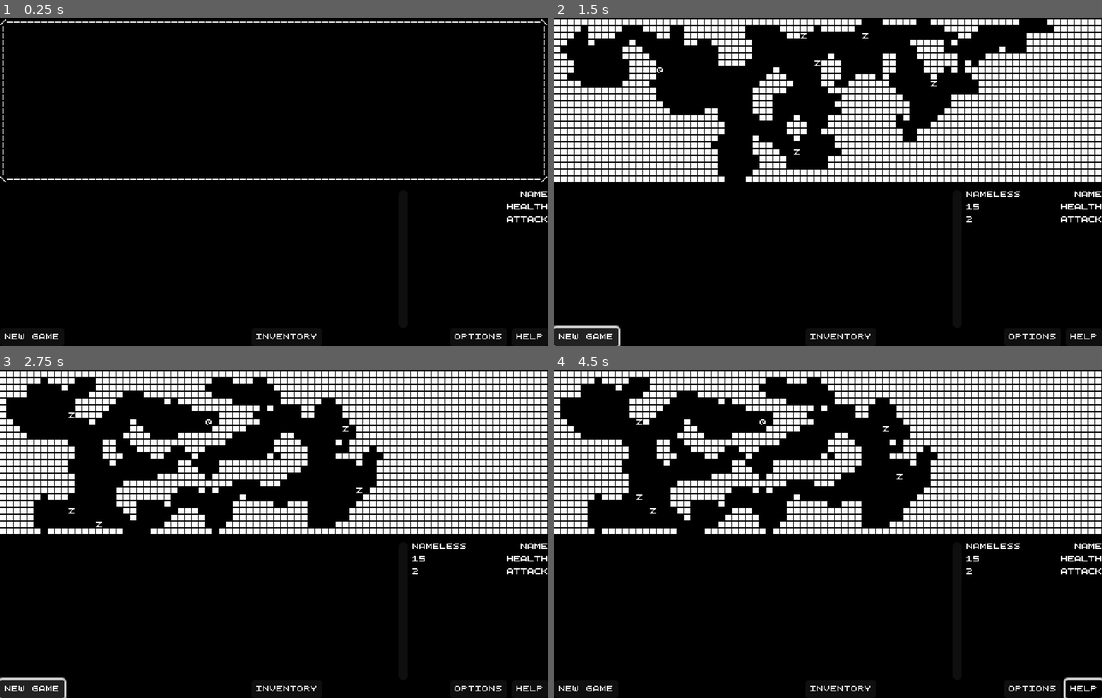
Above: before the commit, frames 1-4 (two rows, left to right).
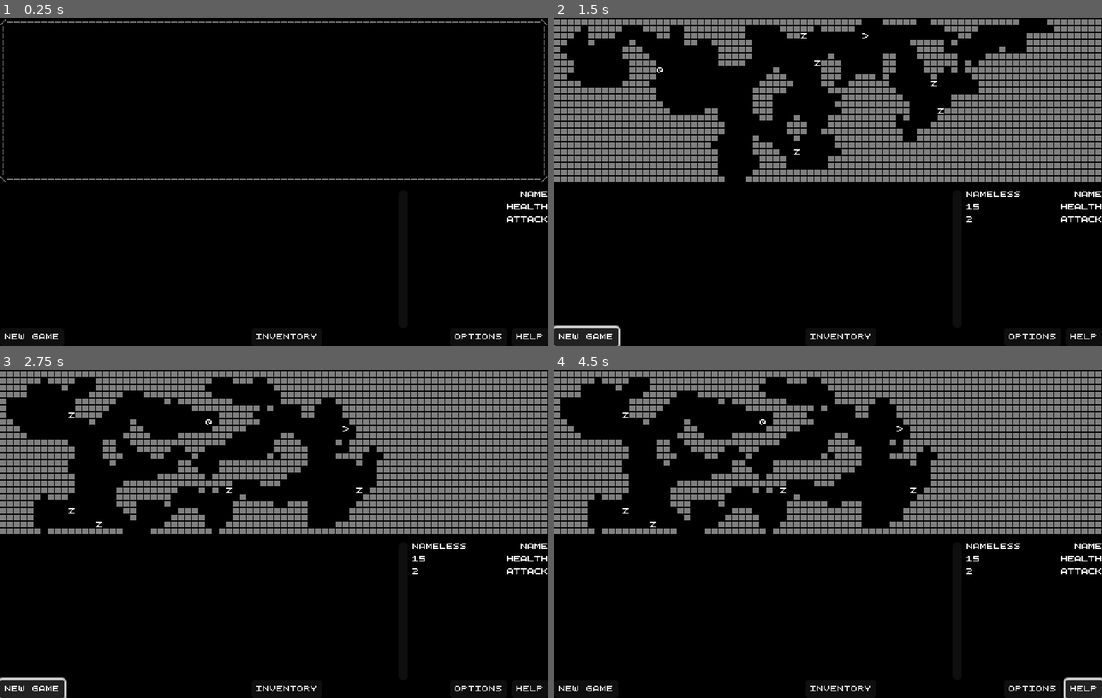
Above: after the commit, the same moments.

Repository: k4gi/7drl2023
Game: Godot game, scene res://Game.tscn
Same seed, same stepped clock (60 frames per second), same inputs: the game is played once before the commit and once after it.
Inputs:
- Up to frame 1 (0.25 s): no input
- Up to frame 2 (1.5 s): click "OPtions" at 0.5 s; click "New Game" at 1.25 s
- Up to frame 3 (2.75 s): click "New Game" at 2 s
- Up to frame 4 (4.5 s): click "Inventory" at 2.75 s; click "Help" at 3.5 s; hold Keypad 3 (move_down_right) from 4.28 s (still down); hold Keypad Enter (move_action) from 4.28 s (still down)

The runs differ from the first frame. In frame 1, 0.8% of the frame differs, in the area x 0-100%, y 0-50%; in frame 2, 24%; in frame 3, 24%; in frame 4, 24%, in the area x 0-100%, y 0-100%.

Commit message:
zambles are slow now :) and probably other stuff

Diff:
--- a/Data.gd
+++ b/Data.gd
@@ -2,12 +2,14 @@
 
 
 const ITEM_LIST = {
-	"money": { "name": "money", "char": "$", "value": 1 }
+	"money": { "name": "money", "char": "$", "value": 1, "equip": false, "interact": false },
+	"stair": { "name": "staircase", "char": ">", "interact": true },
+	"sword": { "name": "sword", "char": "T", "value": 2, "equip": true, "interact": false }
 }
 
 
 const ENEMY_LIST = {
-	"zombie": { "name": "zamble", "char": "Z", "hp": 3, "attack": 1}
+	"zombie": { "name": "zamble", "char": "Z", "hp": 3, "attack": 1, "move_delay": 1, "notice_range": 8}
 }
 
 
--- a/Enemy.gd
+++ b/Enemy.gd
@@ -5,8 +5,11 @@
 const BACKGROUND_COLOUR = Color.BLACK
 
 
-var is_active = true
+var is_active = false
+
 var enemy_id = "zombie"
+
+var current_move_delay = 0
 
 var enemy_stats = {}
 
--- a/Game.gd
+++ b/Game.gd
@@ -12,6 +12,8 @@
 
 var random = RandomNumberGenerator.new()
 
+var current_level = 1
+
 
 func _ready():
 	pass
@@ -31,6 +33,16 @@
 
 	#finalize world with numbers
 	setup_stats()
+
+
+func start_new_level():
+	reset_entities()
+
+	$Map.cellular_automata_generation()
+
+	setup_pathfinding()
+
+	setup_entities()
 
 
 func setup_pathfinding():
@@ -52,6 +64,13 @@
 
 	#enemies should be at least . . . TEN squares away from the Character
 	remove_squares_close_to(empty_map_squares, character_position)
+
+	#one staircase
+	#hmm. how to represent a staircase.
+	#like an item i suppose.
+	random_square = random.randi() % empty_map_squares.size()
+	spawn_item(empty_map_squares[random_square], "stair")
+	empty_map_squares.remove_at(random_square)
 
 	#to start with we will spawn . . . FIVE enemies
 	for five_times in range(0,5):
@@ -87,12 +106,27 @@
 	%Enemies.add_child(new_enemy)
 
 
+func spawn_item(grid_pos, id):
+	var new_item = ITEM.instantiate()
+	new_item.set_position( $Map.map_to_local( grid_pos ) )
+	new_item.set_item_id(id)
+
+	%Items.add_child(new_item)
+
+
 func setup_stats():
 	State.character_stats = Data.CHARACTER_LIST["default"].duplicate()
 	refresh_state()
 
 
 func reset_game():
+	reset_entities()
+
+	State.character_stats = {}
+	State.character_inventory = {}
+
+
+func reset_entities():
 	for each_item in %Items.get_children():
 		%Items.remove_child(each_item)
 		each_item.queue_free()
@@ -103,9 +137,6 @@
 		%Entities.remove_child(Character)
 		Character.queue_free()
 		Character = null
-
-	State.character_stats = {}
-	State.character_inventory = {}
 
 
 func spawn_enemy_during_game():
@@ -163,25 +194,34 @@
 func enemy_movement():
 	#if i want enemies to move in more than one way i should give each of them their own movement function
 	for each_enemy in %Enemies.get_children():
+		var path_to_character = pathfinding.get_id_path( $Map.local_to_map( each_enemy.get_position() ), $Map.local_to_map( Character.get_position() ) )
+		if not each_enemy.get("is_active"):
+			#uhh how far away should they be to see you... TEN
+			if path_to_character.size() < each_enemy.enemy_stats["notice_range"]:
+				each_enemy.set("is_active", true)
 		if each_enemy.get("is_active"):
-			var path_to_character = pathfinding.get_id_path( $Map.local_to_map( each_enemy.get_position() ), $Map.local_to_map( Character.get_position() ) )
-			if path_to_character.size() > 2: #far enough away to move toward character
-				each_enemy.set_position( $Map.map_to_local( path_to_character[1] ) )
-				#moving is happening, so we can see if we need to change colour
-				each_enemy.set_colour_normal()
-				for each_item in %Items.get_children():
-					if each_item.get_position() == each_enemy.get_position():
-						each_enemy.set_colour_invert()
-						break
-			elif path_to_character.size() == 2: #adjacent to character, attacking time
+			if path_to_character.size() == 2: #adjacent to character, attacking time
 				add_message("%s strikes you for %d damage!" % [each_enemy.enemy_stats["name"], each_enemy.enemy_stats["attack"]])
 				State.character_stats["hp"] -= Data.ENEMY_LIST[each_enemy.enemy_id]["attack"]
 				if State.character_stats["hp"] <= 0:
 					add_message("You have been killed by %s :(" % each_enemy.enemy_stats["name"])
+					add_message("You made it to Level %d" % current_level)
 					%Entities.remove_child(Character)
 					Character.queue_free()
 					Character = null
 					return
+			else: #far enough away to move toward character
+				if each_enemy.current_move_delay > 0:
+					each_enemy.current_move_delay -= 1
+				else: #it's time to move
+					each_enemy.current_move_delay = each_enemy.enemy_stats["move_delay"]
+					each_enemy.set_position( $Map.map_to_local( path_to_character[1] ) )
+					#moving is happening, so we can see if we need to change colour
+					each_enemy.set_colour_normal()
+					for each_item in %Items.get_children():
+						if each_item.get_position() == each_enemy.get_position():
+							each_enemy.set_colour_invert()
+							break
 
 
 func add_message(message: String):
@@ -205,13 +245,11 @@
 	for each_item in %Items.get_children():
 		if each_item.get_position() == pos:
 			#how to deal with more than one item?
-			add_message("You pick up the %s" % Data.ITEM_LIST[each_item.item_id]["name"])
-			if not State.character_inventory.has(each_item.item_id):
-				State.character_inventory[each_item.item_id] = 1
+			if Data.ITEM_LIST[each_item.item_id]["interact"]:
+				#interact instead of pickup
+				interact_with( each_item )
 			else:
-				State.character_inventory[each_item.item_id] += 1
-			%Items.remove_child(each_item)
-			each_item.queue_free()
+				pick_up( each_item )
 
 	#end turn
 	enemy_movement()
@@ -220,6 +258,24 @@
 		Character.is_active = true
 
 
+func interact_with( item: Object ):
+	match item.item_id:
+		"stair":
+			current_level += 1
+			add_message("You descend the staircase to Level %d . . ." % current_level)
+			start_new_level()
+
+
+func pick_up( item: Object ):
+	add_message("You pick up the %s" % Data.ITEM_LIST[item.item_id]["name"])
+	if not State.character_inventory.has(item.item_id):
+		State.character_inventory[item.item_id] = 1
+	else:
+		State.character_inventory[item.item_id] += 1
+	%Items.remove_child(item)
+	item.queue_free()
+
+
 func _on_new_game_button_pressed():
 	start_new_game()
 
@@ -230,3 +286,7 @@
 
 func _on_help_button_pressed():
 	pass # Replace with function body.
+
+
+func _on_options_button_pressed():
+	pass # Replace with function body.
--- a/Game.tscn
+++ b/Game.tscn
@@ -151,5 +151,5 @@
 
 [connection signal="pressed" from="Interface/VBox/HBoxButtons/NewGameButton" to="." method="_on_new_game_button_pressed"]
 [connection signal="pressed" from="Interface/VBox/HBoxButtons/InventoryButton" to="." method="_on_inventory_button_pressed"]
-[connection signal="pressed" from="Interface/VBox/HBoxButtons/OptionsButton" to="." method="_on_help_button_pressed"]
+[connection signal="pressed" from="Interface/VBox/HBoxButtons/OptionsButton" to="." method="_on_options_button_pressed"]
 [connection signal="pressed" from="Interface/VBox/HBoxButtons/HelpButton" to="." method="_on_help_button_pressed"]
--- a/Item.gd
+++ b/Item.gd
@@ -2,3 +2,7 @@
 
 
 var item_id = "money"
+
+func set_item_id(id: String):
+	item_id = id
+	$Label.set_text( Data.ITEM_LIST[item_id]["char"] )
--- a/Map.tscn
+++ b/Map.tscn
@@ -736,6 +736,7 @@
 sources/0 = SubResource("TileSetAtlasSource_dxubj")
 
 [node name="Map" type="TileMap"]
+modulate = Color(0.501961, 0.501961, 0.501961, 1)
 tile_set = SubResource("TileSet_agaag")
 format = 2
 layer_0/tile_data = PackedInt32Array(0, 983040, 0, 1, 851968, 0, 2, 851968, 0, 3, 851968, 0, 8, 851968, 0, 7, 851968, 0 …(3557 unchanged characters)…
--- a/project.godot
+++ b/project.godot
@@ -35,6 +35,302 @@
 
 [input]
 
+ui_accept={
+"deadzone": 0.5,
+"events": []
+}
+ui_select={
+"deadzone": 0.5,
+"events": []
+}
+ui_cancel={
+"deadzone": 0.5,
+"events": []
+}
+ui_focus_next={
+"deadzone": 0.5,
+"events": []
+}
+ui_focus_prev={
+"deadzone": 0.5,
+"events": []
+}
+ui_left={
+"deadzone": 0.5,
+"events": []
+}
+ui_right={
+"deadzone": 0.5,
+"events": []
+}
+ui_up={
+"deadzone": 0.5,
+"events": []
+}
+ui_down={
+"deadzone": 0.5,
+"events": []
+}
+ui_page_up={
+"deadzone": 0.5,
+"events": []
+}
+ui_page_down={
+"deadzone": 0.5,
+"events": []
+}
+ui_home={
+"deadzone": 0.5,
+"events": []
+}
+ui_end={
+"deadzone": 0.5,
+"events": []
+}
+ui_cut={
+"deadzone": 0.5,
+"events": []
+}
+ui_copy={
+"deadzone": 0.5,
+"events": []
+}
+ui_paste={
+"deadzone": 0.5,
+"events": []
+}
+ui_undo={
+"deadzone": 0.5,
+"events": []
+}
+ui_redo={
+"deadzone": 0.5,
+"events": []
+}
+ui_text_completion_query={
+"deadzone": 0.5,
+"events": []
+}
+ui_text_completion_accept={
+"deadzone": 0.5,
+"events": []
+}
+ui_text_completion_replace={
+"deadzone": 0.5,
+"events": []
+}
+ui_text_newline={
+"deadzone": 0.5,
+"events": []
+}
+ui_text_newline_blank={
+"deadzone": 0.5,
+"events": []
+}
+ui_text_newline_above={
+"deadzone": 0.5,
+"events": []
+}
+ui_text_indent={
+"deadzone": 0.5,
+"events": []
+}
+ui_text_dedent={
+"deadzone": 0.5,
+"events": []
+}
+ui_text_backspace={
+"deadzone": 0.5,
+"events": []
+}
+ui_text_backspace_word={
+"deadzone": 0.5,
+"events": []
+}
+ui_text_backspace_word.macos={
+"deadzone": 0.5,
+"events": []
+}
+ui_text_backspace_all_to_left.macos={
+"deadzone": 0.5,
+"events": []
+}
+ui_text_delete={
+"deadzone": 0.5,
+"events": []
+}
+ui_text_delete_word={
+"deadzone": 0.5,
+"events": []
+}
+ui_text_delete_word.macos={
+"deadzone": 0.5,
+"events": []
+}
+ui_text_delete_all_to_right.macos={
+"deadzone": 0.5,
+"events": []
+}
+ui_text_caret_left={
+"deadzone": 0.5,
+"events": []
+}
+ui_text_caret_word_left={
+"deadzone": 0.5,
+"events": []
+}
+ui_text_caret_word_left.macos={
+"deadzone": 0.5,
+"events": []
+}
+ui_text_caret_right={
+"deadzone": 0.5,
+"events": []
+}
+ui_text_caret_word_right={
+"deadzone": 0.5,
+"events": []
+}
+ui_text_caret_word_right.macos={
+"deadzone": 0.5,
+"events": []
+}
+ui_text_caret_up={
+"deadzone": 0.5,
+"events": []
+}
+ui_text_caret_down={
+"deadzone": 0.5,
+"events": []
+}
+ui_text_caret_line_start={
+"deadzone": 0.5,
+"events": []
+}
+ui_text_caret_line_start.macos={
+"deadzone": 0.5,
+"events": []
+}
+ui_text_caret_line_end={
+"deadzone": 0.5,
+"events": []
+}
+ui_text_caret_line_end.macos={
+"deadzone": 0.5,
+"events": []
+}
+ui_text_caret_page_up={
+"deadzone": 0.5,
+"events": []
+}
+ui_text_caret_page_down={
+"deadzone": 0.5,
+"events": []
+}
+ui_text_caret_document_start={
+"deadzone": 0.5,
+"events": []
+}
+ui_text_caret_document_start.macos={
+"deadzone": 0.5,
+"events": []
+}
+ui_text_caret_document_end={
+"deadzone": 0.5,
+"events": []
+}
+ui_text_caret_document_end.macos={
+"deadzone": 0.5,
+"events": []
+}
+ui_text_caret_add_below={
+"deadzone": 0.5,
+"events": []
+}
+ui_text_caret_add_below.macos={
+"deadzone": 0.5,
+"events": []
+}
+ui_text_caret_add_above={
+"deadzone": 0.5,
+"events": []
+}
+ui_text_caret_add_above.macos={
+"deadzone": 0.5,
+"events": []
+}
+ui_text_scroll_up={
+"deadzone": 0.5,
+"events": []
+}
+ui_text_scroll_up.macos={
+"deadzone": 0.5,
+"events": []
+}
+ui_text_scroll_down={
+"deadzone": 0.5,
+"events": []
+}
+ui_text_scroll_down.macos={
+"deadzone": 0.5,
+"events": []
+}
+ui_text_select_all={
+"deadzone": 0.5,
+"events": []
+}
+ui_text_select_word_under_caret={
+"deadzone": 0.5,
+"events": []
+}
+ui_text_select_word_under_caret.macos={
+"deadzone": 0.5,
+"events": []
+}
+ui_text_add_selection_for_next_occurrence={
+"deadzone": 0.5,
+"events": []
+}
+ui_text_clear_carets_and_selection={
+"deadzone": 0.5,
+"events": []
+}
+ui_text_toggle_insert_mode={
+"deadzone": 0.5,
+"events": []
+}
+ui_menu={
+"deadzone": 0.5,
+"events": []
+}
+ui_text_submit={
+"deadzone": 0.5,
+"events": []
+}
+ui_graph_duplicate={
+"deadzone": 0.5,
+"events": []
+}
+ui_graph_delete={
+"deadzone": 0.5,
+"events": []
+}
+ui_filedialog_up_one_level={
+"deadzone": 0.5,
+"events": []
+}
+ui_filedialog_refresh={
+"deadzone": 0.5,
+"events": []
+}
+ui_filedialog_show_hidden={
+"deadzone": 0.5,
+"events": []
+}
+ui_swap_input_direction={
+"deadzone": 0.5,
+"events": []
+}
 move_up={
 "deadzone": 0.5,
 "events": [Object(InputEventKey,"resource_local_to_scene":false,"resource_name":"","device":-1,"window_id":0,"alt_press …(183 unchanged characters)…
